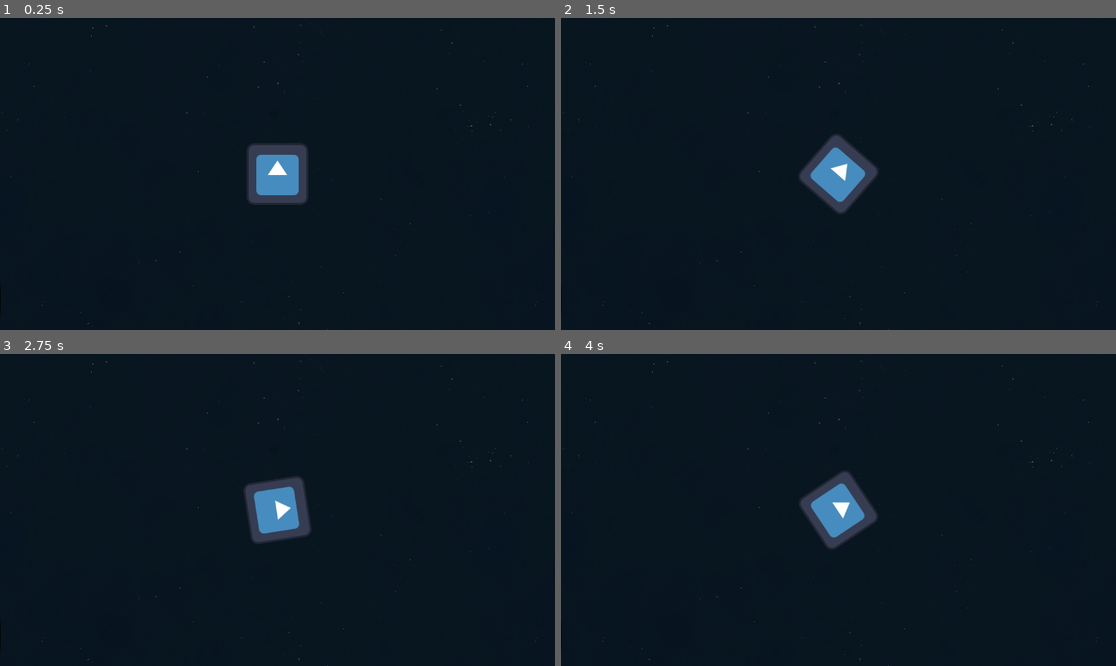
Above: before the commit, frames 1-4 (two rows, left to right).
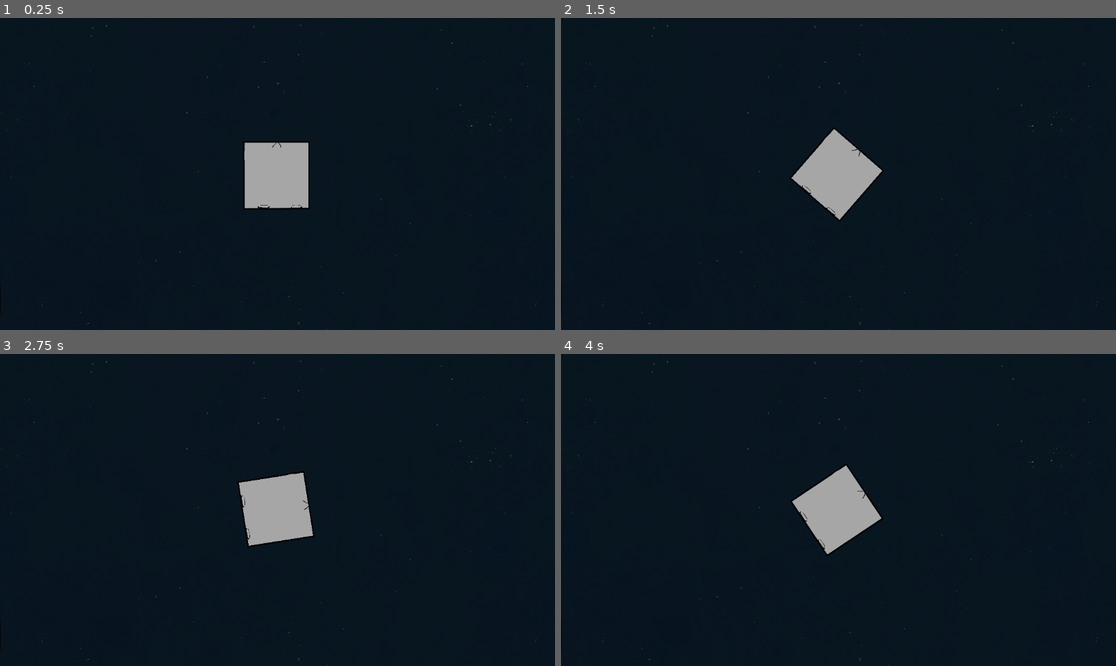
Above: after the commit, the same moments.

Repository: Dolphus2/NordicGameJam2026
Game: Godot game, scene res://scenes/game.tscn
The game is run twice, just before and just after one commit, with the same random seed, the same clock (stepped at 60 frames per second) and the same inputs. The engine's default icon, where the game draws it, is replaced by a stand-in: a white triangle on a blue panel in a dark square.
Inputs (mouse positions are in pixels of both pictures, inside the frame that each line leads up to):
- Up to frame 1 (0.25 s): no input
- Up to frame 2 (1.5 s): tap Enter at 0.5 s; move the mouse to (960, 158) at 0.52 s; hold E (roll_right) 0.53-1.25 s; click (960, 158) at 0.67 s; drag from (727, 189) to (810, 236) at 1.27 s
- Up to frame 3 (2.75 s): tap Space at 2 s; move the mouse to (333, 441) at 2.02 s; hold E (roll_right) from 2.03 s (still down)
- Up to frame 4 (4 s): release E (roll_right) at 2.75 s; drag from (810, 572) to (672, 463) at 2.77 s; tap Enter at 3.5 s; move the mouse to (1005, 556) at 3.52 s; hold Q (roll_left) from 3.53 s (still down)

The runs differ from the first frame. In frame 1, 2.6% of the frame differs, in the area x 43-56%, y 39-62%; in frame 2, 2.6%; in frame 3, 2.6%; in frame 4, 2.6%.

Commit message:
added player graphic

Diff:
--- a/scenes/player.tscn
+++ b/scenes/player.tscn
@@ -1,14 +1,16 @@
 [gd_scene format=3 uid="uid://dovur5twno2b1"]
 
 [ext_resource type="Script" uid="uid://c3wgieqcegilv" path="res://scripts/player.gd" id="1_3vyb7"]
-[ext_resource type="Texture2D" uid="uid://cugg2d06cv3xh" path="res://icon.svg" id="2_g2els"]
+[ext_resource type="Texture2D" uid="uid://ca8tvhwbrffwu" path="res://assets/spaceship.png" id="2_g2els"]
 
 [node name="Player" type="CharacterBody2D" unique_id=1597567515]
 script = ExtResource("1_3vyb7")
 
+[node name="CollisionPolygon2D" type="CollisionPolygon2D" parent="." unique_id=1209824633]
+polygon = PackedVector2Array(67, -66, -66, -65, -66, 69, 65, 67)
+
 [node name="Sprite2D" type="Sprite2D" parent="." unique_id=761015102]
 z_index = 5
+position = Vector2(-5.5000124, -3.8146973e-06)
+scale = Vector2(0.11467392, 0.10652175)
 texture = ExtResource("2_g2els")
-
-[node name="CollisionPolygon2D" type="CollisionPolygon2D" parent="." unique_id=1209824633]
-polygon = PackedVector2Array(67, -66, -66, -65, -66, 69, 65, 67)
